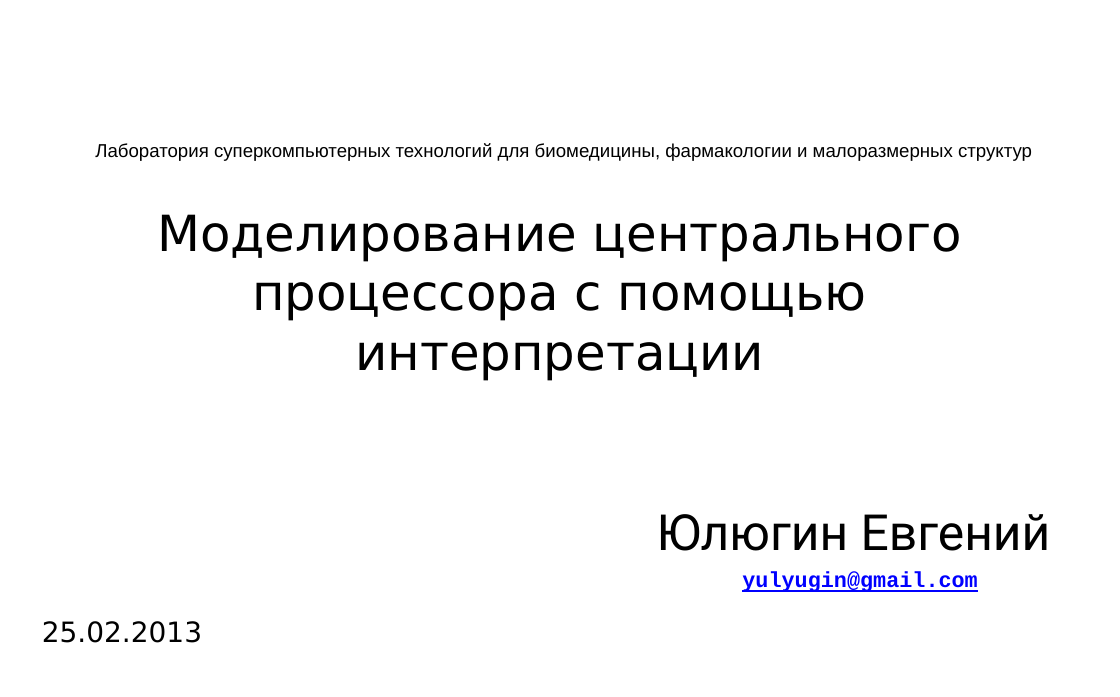
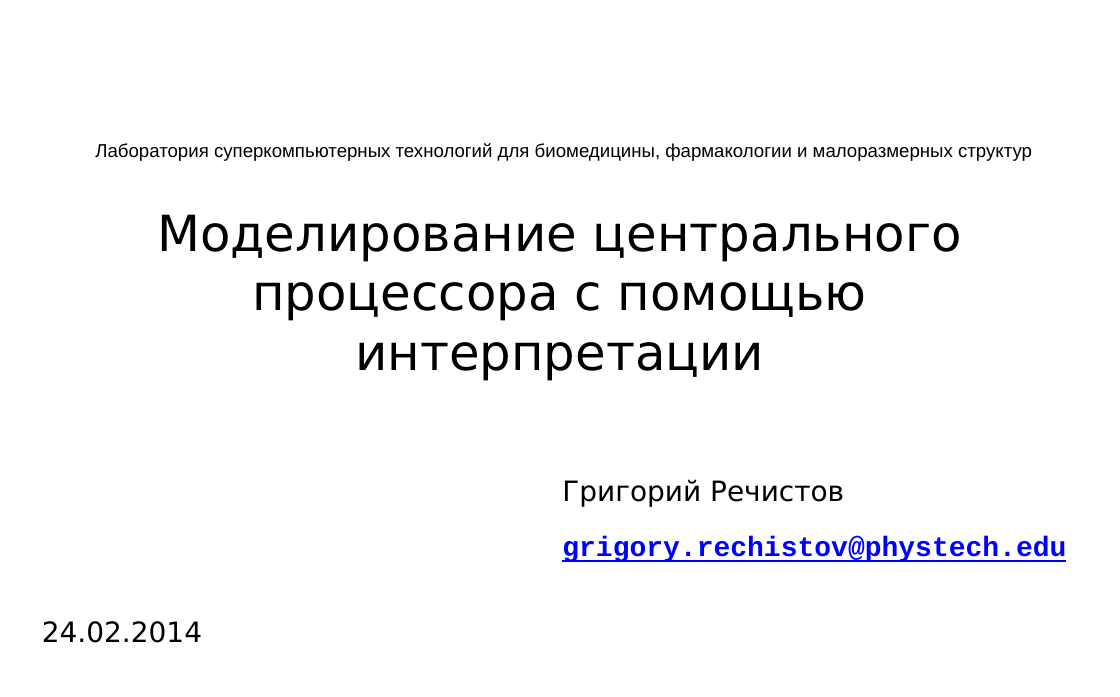
Before and after one commit to atakua/simlectures-archive, a slide deck: slide 1 of lecture03-cpu-interpretation/lecture03-cpu-interpretation.pptx. Drawn at 1120x697 pixels with LibreOffice and Linux fonts; fonts in the diff are those of the drawing; background and template pictures are left out. Boxes give left, top, right and bottom in pixels: in the first picture for what was removed or moved away, otherwise in the second. Text is boxed around its words. In the diff, an @@ line names an element or a change of style, - is before the commit and + after.

```diff
--- a/lecture03-cpu-interpretation/lecture03-cpu-interpretation.pptx
+++ b/lecture03-cpu-interpretation/lecture03-cpu-interpretation.pptx
@@ subtitle added at [562, 479, 1066, 562], 18 pt, text #0000FF, bold, underline @@
+Григорий Речистов
+grigory.rechistov@phystech.edu
@@ subtitle removed at [657, 514, 1051, 592] @@
-Юлюгин Евгений
-yulyugin@gmail.com
@@ text at [42, 621, 202, 643]: text changed @@
-25.02.2013
+24.02.2014
```
Also in this commit, not shown: 14 other slides changed, 3 slides added, 2 slides removed.
